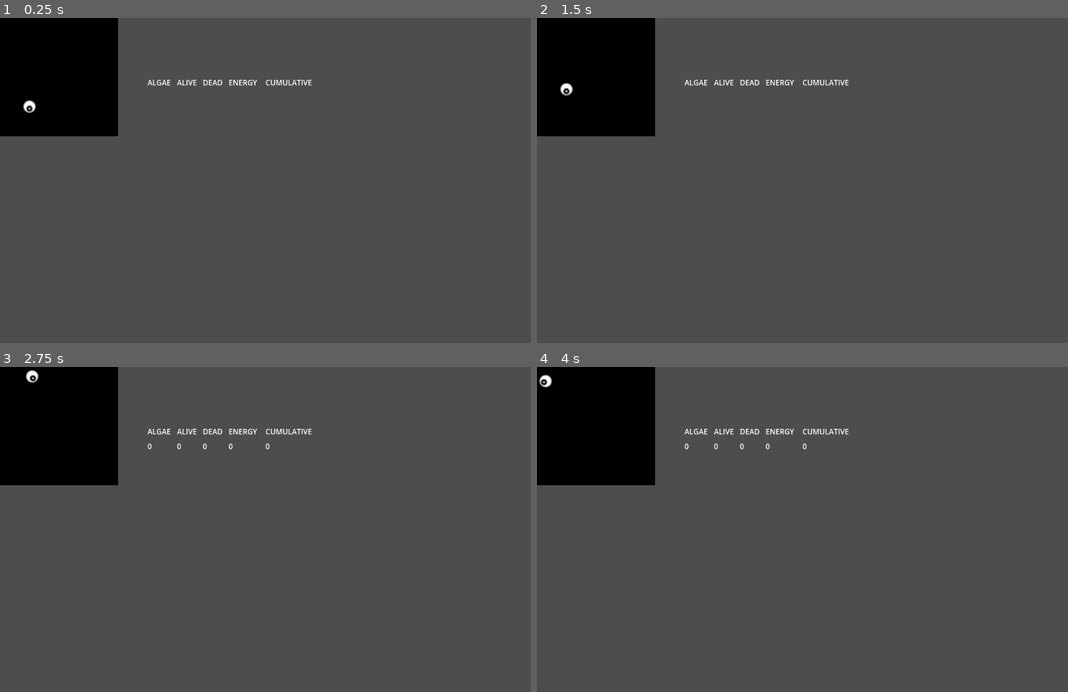
Above: before the commit, frames 1-4 (two rows, left to right).
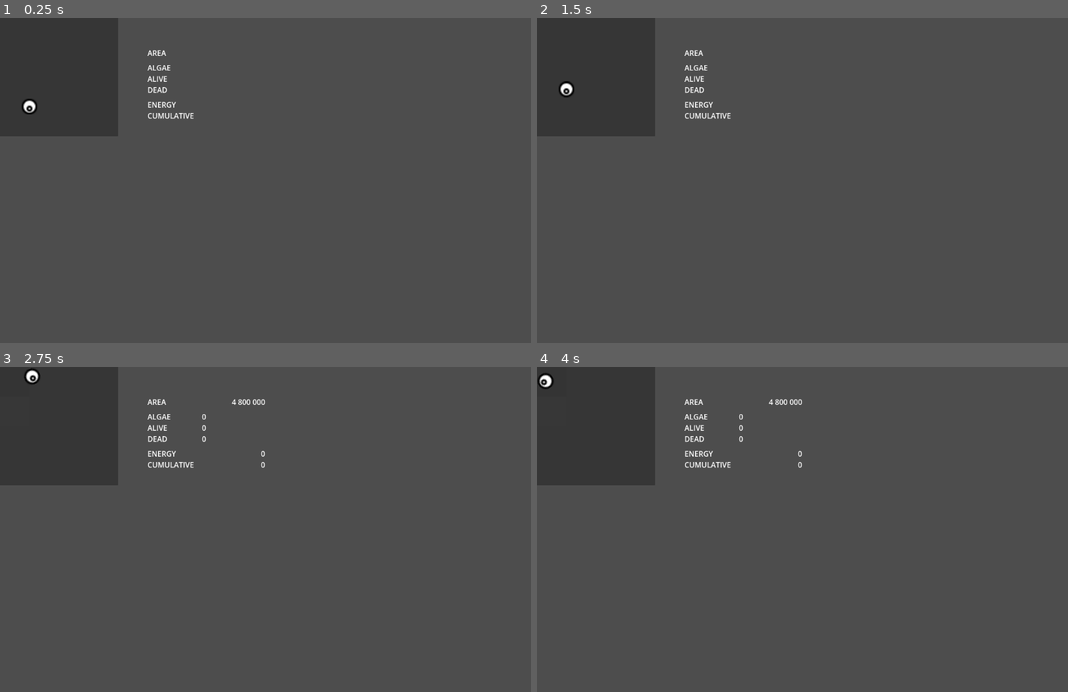
Above: after the commit, the same moments.

Repository: hevesg/bacteria
Game: Godot game, scene res://scenes/game/game.tscn
Two runs of this game, one before a commit and one after it. Both use one fixed random seed, a clock stepped at 60 frames per second and the inputs below.
Inputs:
- Up to frame 1 (0.25 s): no input
- Up to frame 2 (1.5 s): tap Enter at 0.5 s
- Up to frame 3 (2.75 s): no input
- Up to frame 4 (4 s): no input

The runs differ from the first frame. In frame 1, 8.6% of the frame differs, in the area x 0-59%, y 0-37%; in frame 2, 8.6%; in frame 3, 8.7%; in frame 4, 8.7%.

Commit message:
refactor labels

Diff:
--- a/scenes/definition_list_item/definition_list_item.tscn
+++ b/scenes/definition_list_item/definition_list_item.tscn
@@ -4,16 +4,18 @@
 
 [node name="DefinitionListItem" type="Control"]
 layout_mode = 3
-anchors_preset = 0
-offset_right = 128.0
-offset_bottom = 64.0
+anchor_right = 0.222
+anchor_bottom = 0.034
+offset_right = 0.255981
+offset_bottom = 0.0639992
 script = ExtResource("1_kl5pi")
 
 [node name="Title" type="Label" parent="."]
 layout_mode = 1
-anchors_preset = 10
-anchor_right = 1.0
-offset_bottom = 23.0
+anchors_preset = -1
+anchor_right = 0.5
+anchor_bottom = 1.0
+offset_bottom = -1.0
 grow_horizontal = 2
 text = "Title"
 clip_text = true
@@ -23,11 +25,12 @@
 [node name="Description" type="Label" parent="."]
 layout_mode = 1
 anchors_preset = -1
-anchor_top = 0.5
+anchor_left = 0.5
 anchor_right = 1.0
 anchor_bottom = 1.0
+offset_bottom = -1.0
 grow_horizontal = 2
 grow_vertical = 2
-text = "Description"
+horizontal_alignment = 2
 clip_text = true
 text_overrun_behavior = 4
--- a/scenes/game/game.gd
+++ b/scenes/game/game.gd
@@ -2,6 +2,8 @@
 
 @onready var areas: Node2D = $PetriDish/Areas
 @onready var algaeContainer: AlgaeContainer = $PetriDish/AlgaeContainer
+
+@onready var areaEnergy: DefinitionListItem = $AreaEnergy
 
 @onready var algaeNumber: DefinitionListItem = $AlgaeNumber
 @onready var algaeAliveNumber: DefinitionListItem = $AlgaeAliveNumber
@@ -13,21 +15,27 @@
 	var number = algaeContainer.get_child_count()
 	algaeNumber.description_text = number
 
+	var area_total_energy = 0
 	var total_energy = 0
 	var total_cumulative_energy = 0
 	var alive = 0
 	var dead = 0
 
-	for child in algaeContainer.get_children():
-		if child is Algae:
-			total_energy += child.energy
-			total_cumulative_energy += child._cumulative_energy
-			if child.isAlive():
-				alive = alive + 1
+	for algae in algaeContainer.get_children():
+		if algae is Algae:
+			total_energy += algae.energy
+			total_cumulative_energy += algae._cumulative_energy
+			if algae.isAlive():
+				alive += 1
 			else:
-				dead = dead + 1
+				dead += 1
+
+	for area in areas.get_children():
+		if area is DishArea:
+			area_total_energy += area.energy
 
 	algaeEnergy.description_text = total_energy
 	algaeCumulative.description_text = total_cumulative_energy
 	algaeAliveNumber.description_text = alive
 	algaeDeadNumber.description_text = dead
+	areaEnergy.description_text = area_total_energy
--- a/scenes/game/game.tscn
+++ b/scenes/game/game.tscn
@@ -11,7 +11,7 @@
 [node name="PetriDish" parent="." instance=ExtResource("2_7h61r")]
 position = Vector2(128, 128)
 size = Vector2i(4, 4)
-initial_energy_per_area = 1000000
+initial_energy_per_area = 300000
 
 [node name="Timer" type="Timer" parent="."]
 wait_time = 2.0
@@ -24,39 +24,48 @@
 linear_damp = 1.0
 energy = 1000000
 
+[node name="AreaEnergy" parent="." instance=ExtResource("4_kelw5")]
+anchor_right = 0.0
+anchor_bottom = 0.0
+offset_left = 320.0
+offset_top = 64.0
+offset_right = 576.0
+offset_bottom = 88.0
+title_text = "Area"
+
 [node name="AlgaeNumber" parent="." instance=ExtResource("4_kelw5")]
 offset_left = 320.0
-offset_top = 128.0
-offset_right = 384.0
-offset_bottom = 192.0
+offset_top = 96.0
+offset_right = 448.0
+offset_bottom = 120.0
 title_text = "Algae"
 
 [node name="AlgaeAliveNumber" parent="." instance=ExtResource("4_kelw5")]
-offset_left = 384.0
-offset_top = 128.0
-offset_right = 440.0
-offset_bottom = 192.0
+offset_left = 320.0
+offset_top = 120.0
+offset_right = 448.0
+offset_bottom = 144.0
 title_text = "Alive"
 
 [node name="AlgaeDeadNumber" parent="." instance=ExtResource("4_kelw5")]
-offset_left = 440.0
-offset_top = 128.0
-offset_right = 496.0
-offset_bottom = 192.0
+offset_left = 320.0
+offset_top = 144.0
+offset_right = 448.0
+offset_bottom = 168.0
 title_text = "Dead"
 
 [node name="AlgaeEnergy" parent="." instance=ExtResource("4_kelw5")]
-offset_left = 496.0
-offset_top = 128.0
+offset_left = 320.0
+offset_top = 176.0
 offset_right = 576.0
-offset_bottom = 192.0
+offset_bottom = 200.0
 title_text = "Energy"
 
 [node name="AlgaeCumulative" parent="." instance=ExtResource("4_kelw5")]
-offset_left = 576.0
-offset_top = 128.0
-offset_right = 696.0
-offset_bottom = 192.0
+offset_left = 320.0
+offset_top = 200.0
+offset_right = 576.0
+offset_bottom = 224.0
 title_text = "Cumulative"
 
 [connection signal="timeout" from="Timer" to="." method="_on_timer_timeout"]
--- a/scenes/petri_dish/petri_dish.gd
+++ b/scenes/petri_dish/petri_dish.gd
@@ -47,7 +47,7 @@
 	position_value: int
 ) -> void:
 	if wall:
-		wall.scale.x = scale_value
+		wall.scale.x = scale_value + 1
 		if move_on_horizontal_axis:
 			wall.position.x = size.x * position_value * Globals.HALF_AREA_SIZE
 		else:
